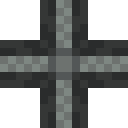
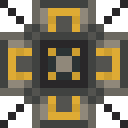
The second 128 x 128 image is a revision of the first. Changes to its layers:
hid group "item.duct #2" (6 layers) over [0, 0, 128, 128]
added group "bases.3" with 2 layers above "bases.2" over [0, 0, 128, 128]
added layer "bases.3.extractor" in group "bases.3" over [0, 0, 128, 128]
showed group "bases.2" (2 layers) over [0, 0, 128, 128]
